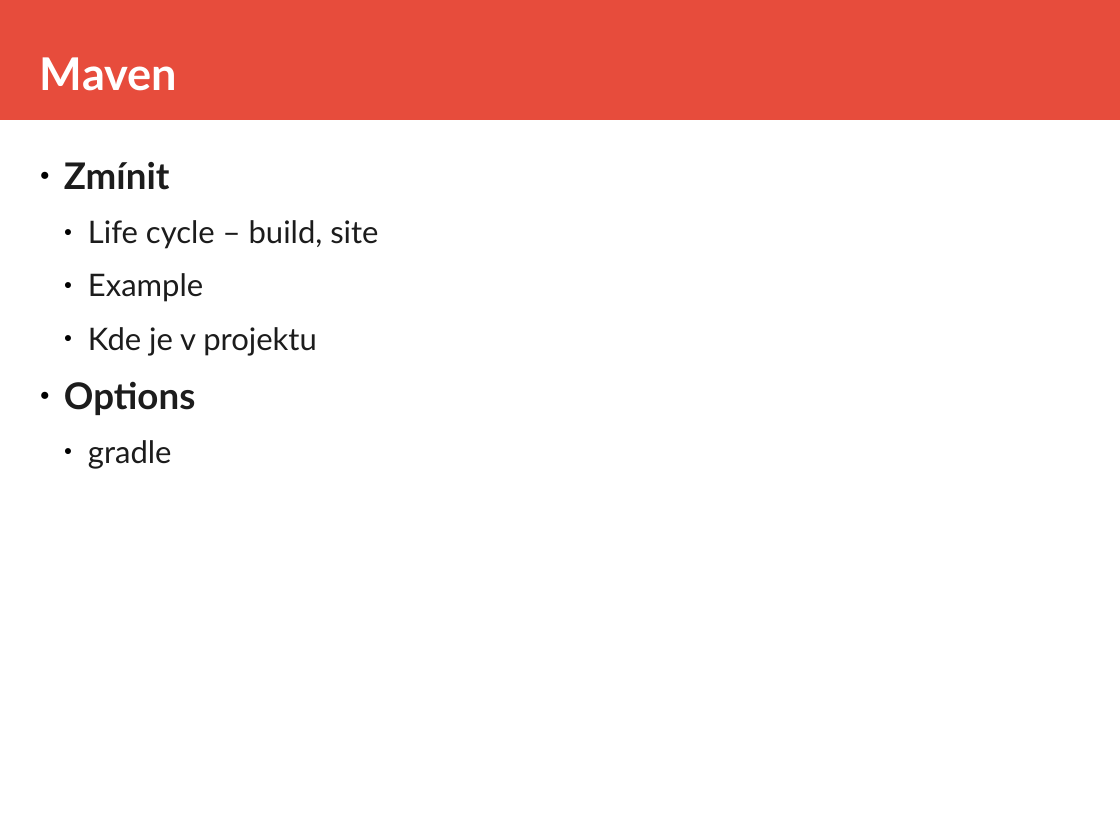
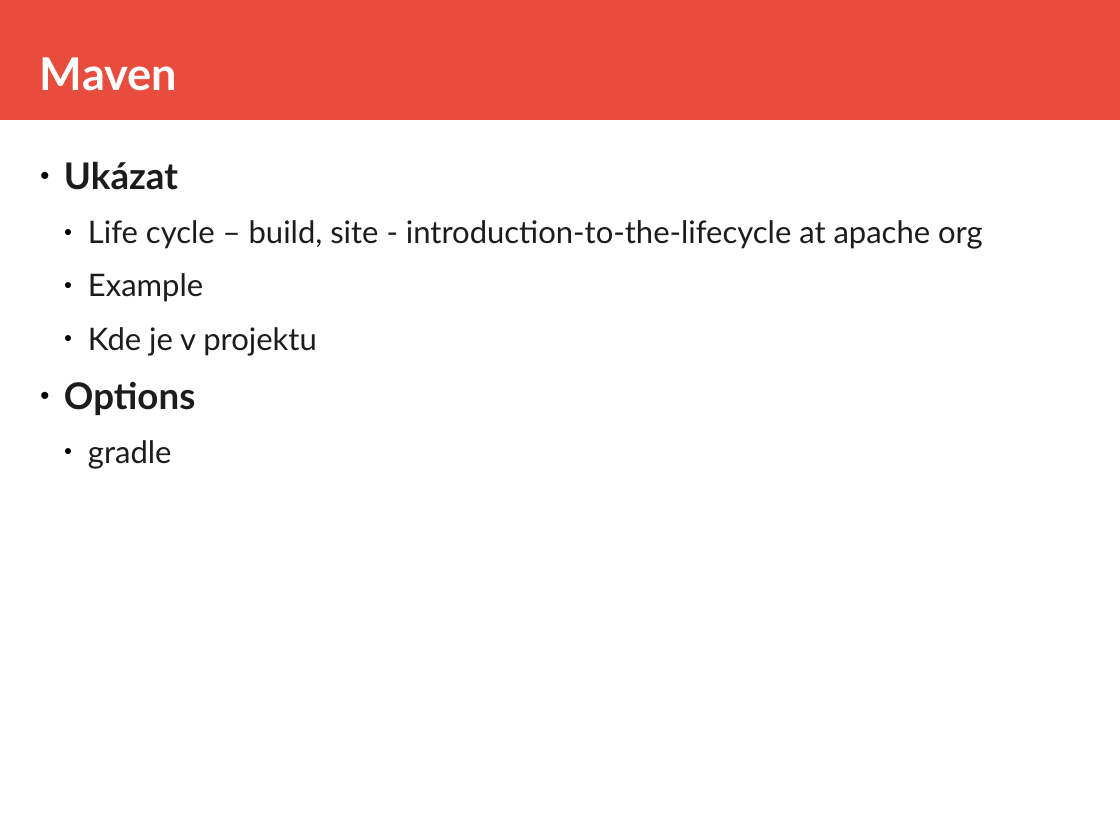
Before and after one commit to equabank/java-skoleni, a slide deck: slide 17 of v2/doc/prez.odp (slide 13 before the commit). Drawn at 1120x840 pixels with LibreOffice and Linux fonts; fonts in the diff are those of the drawing. Boxes give left, top, right and bottom in pixels: in the first picture for what was removed or moved away, otherwise in the second. Text is boxed around its words. In the diff, an @@ line names an element or a change of style, - is before the commit and + after.

```diff
--- a/v2/doc/prez.odp
+++ b/v2/doc/prez.odp
@@ text at bbox=[64, 161, 983, 249]: text changed @@
-● Zmínit
-  ● Life cycle – build, site
+● Ukázat
+  ● Life cycle – build, site - introduction-to-the-lifecycle at apache org
```
Also in this commit, not shown: 6 other slides changed, 7 slides added, 2 slides removed, 15 other files.
